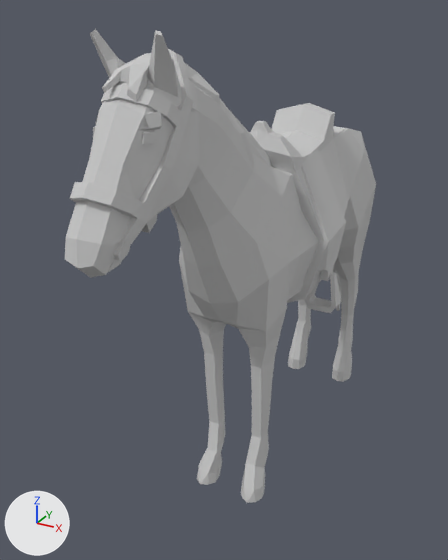
A saved change to the FBX model Assets/Resources/Models/SyntyHorse HAP4.FBX.
Before and after are seen from a camera (50 mm lens) standing at (1.1, -2.64, 2.09) and looking at (-0.15, -0.37, 0.96). Lighting does not change. The marker at lower left points along +X, +Y and +Z. Where no turn or scale is listed for an object, it has been applied to the vertices.

The older version as bpy lines, for what is in view:
```python
me_mesh = bpy.data.meshes.new('Mesh')
me_mesh.from_pydata(...)  # 693 vertices, 830 faces; spans x -0.26..0.26, y -1.46..0.94, z 0.0..2.03
me_mesh.materials.append(mat_03___default)  # light grey #cacaca
me_mesh_001 = bpy.data.meshes.new('Mesh.001')
me_mesh_001.from_pydata(...)  # 172 vertices, 208 faces; spans x -0.128..0.128, y -1.416..-0.967, z 1.444..1.982
me_mesh_001.materials.append(mat_03___default)  # light grey #cacaca
me_mesh_002 = bpy.data.meshes.new('Mesh.002')
me_mesh_002.from_pydata(...)  # 177 vertices, 192 faces; spans x -0.325..0.325, y -0.384..0.304, z 0.794..1.68
me_mesh_002.materials.append(mat_03___default)  # light grey #cacaca
ob_horse = bpy.data.objects.new('Horse', me_mesh)
ob_horse.location = (0.0, 0.0, 0.0)
ob_horse_reins = bpy.data.objects.new('Horse_Reins', me_mesh_001)
ob_horse_reins.location = (0.0, 0.0, 0.0)
ob_horse_saddle = bpy.data.objects.new('Horse_Saddle', me_mesh_002)
ob_horse_saddle.location = (0.0, 0.0, 0.0)
```
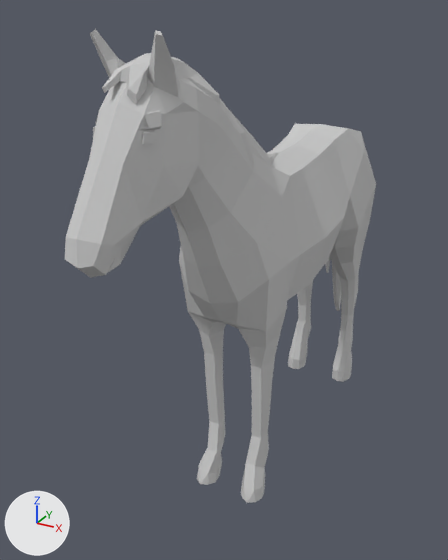
Changed parts and their boxes [x1, y1, x2, y2] in the pictures (448 x 560 px):
'Horse_Saddle', deleted
    before: [249, 103, 348, 313]
'Horse_Reins', deleted
    before: [70, 49, 193, 260]

The change in detail:
Object 'Horse_Saddle' (ob_horse_saddle) is deleted.
Object 'Horse_Reins' (ob_horse_reins) is deleted.
